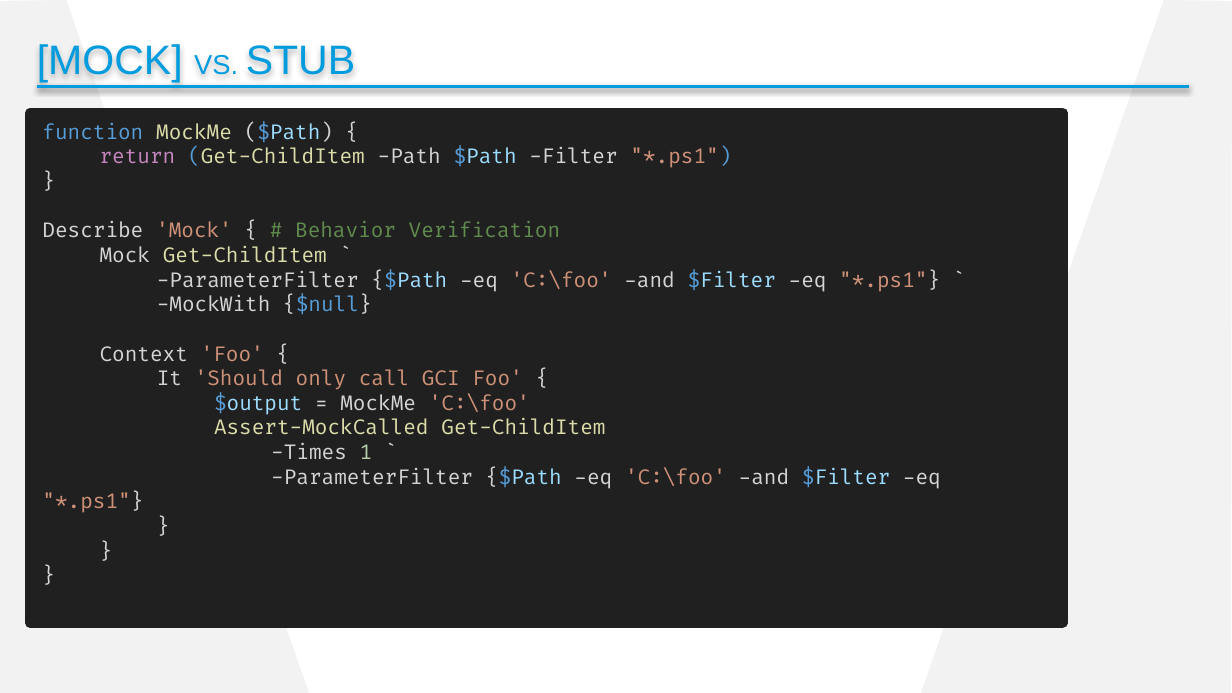
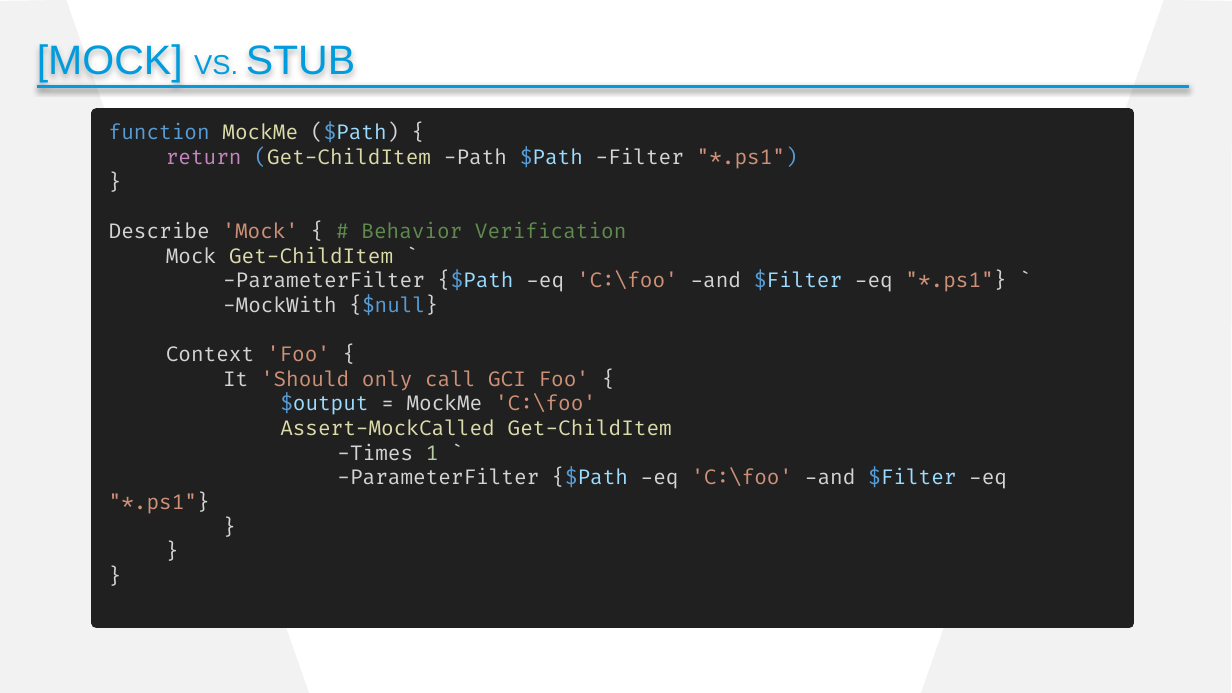
Before and after one commit to cdhunt/pssummit2017-mocking, a slide deck: slide 8 of Summit2017_Mocking.pptx. Drawn at 1232x693 pixels with LibreOffice and Linux fonts; fonts in the diff are those of the drawing; background and template pictures are left out. Boxes give left, top, right and bottom in pixels: in the first picture for what was removed or moved away, otherwise in the second. Text is boxed around its words. In the diff, an @@ line names an element or a change of style, - is before the commit and + after.

```diff
--- a/Summit2017_Mocking.pptx
+++ b/Summit2017_Mocking.pptx
@@ rectangle "function MockMe ($Path) {": place and size @@
-rectangle "function MockMe ($Path) {" at (31,113,1063,623)
+rectangle "function MockMe ($Path) {" at (96,113,1129,623)
```
Also in this commit, not shown: 4 other slides changed.
